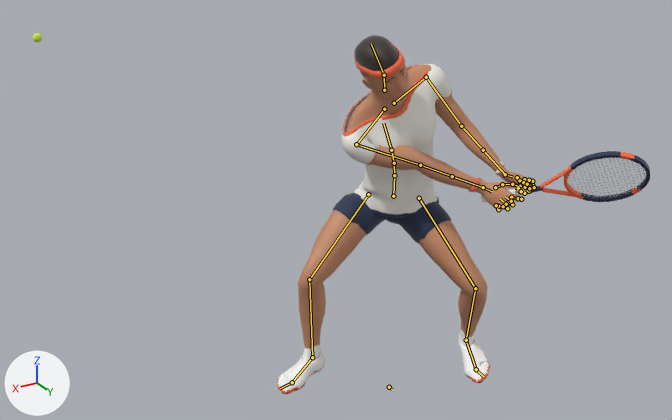
The Blender file character-pipeline/kai/kai_07_ground.blend as it was, and as the next commit left it.
Before and after are seen from a 50 mm camera at (2.03, 3.45, 2.43) aimed at (-0.5, -0.76, 0.33). Arrows for +X, +Y and +Z are at lower left; the lights stay in place. The first picture is the older version. Both versions are drawn at frame 65 of the action 'Backhand'; the numbers are the values there. The bones that bend it are drawn over the model as lines.

Objects in the first picture: 'Kai_Body', 'Kai_Brows', 'Kai_Hair', 'Kai_Headband', 'Kai_Racket', 'Kai_Shirt', 'Kai_Shoes', 'Kai_Shorts', 'Kai_Socks', 'Kai_Wristband_L', 'Kai_Wristband_R' and 2 more.
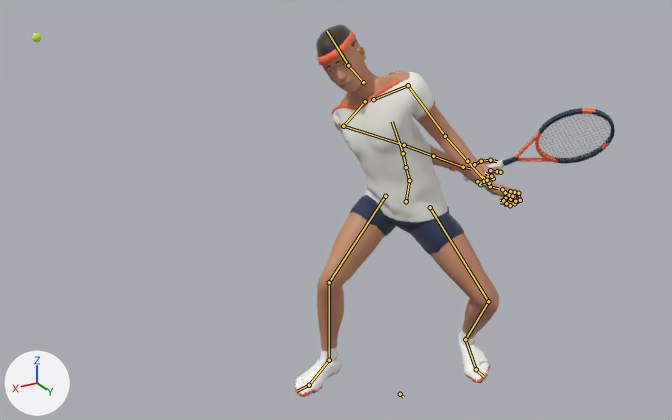
What the commit changed:
Bone 'Root' (bone_root) moves from (-0.189, 0.257, -0.183) to (-0.203, 0.336, -0.183).
Bone 'pelvis' (bone_pelvis) turns from (-40, 143, -15) to (-54, 122, -35) degrees about its own x, y and z.
Bone 'spine_01' (bone_spine_01) turns from (5, 14, 3) to (4, 1, 7) degrees about its own x, y and z.
Bone 'spine_02' (bone_spine_02) turns from (5, 13, 7) to (1, -4, 8) degrees about its own x, y and z.
Bone 'spine_03' (bone_spine_03) turns from (6, 13, 8) to (1, 0, 8) degrees about its own x, y and z.
Bone 'upperarm_l' (bone_upperarm_l) turns from (25, 8, -40) to (-21, -47, -33) degrees about its own x, y and z.
Bone 'upperarm_r' (bone_upperarm_r) turns from (89, -48, -10) to (54, -120, 20) degrees about its own x, y and z.
Bone 'hand_r' (bone_hand_r) turns from (-29, -7, -11) to (-24, -14, -19) degrees about its own x, y and z.
Bone 'neck_01' (bone_neck_01) turns from (0, 1, 4) to (2, 7, 1) degrees about its own x, y and z.
Bone 'head' (bone_head) turns from (0, 0, 4) to (6, 12, 3) degrees about its own x, y and z.
Bone 'thigh_l' (bone_thigh_l) turns from (-45, -4, -14) to (-27, -27, -20) degrees about its own x, y and z.
Bone 'calf_l' (bone_calf_l) turns from (60, -28, 18) to (61, -32, 20) degrees about its own x, y and z.
Bone 'foot_l' (bone_foot_l) turns from (-18, 27, -4) to (-28, 30, -7) degrees about its own x, y and z.
Bone 'thigh_r' (bone_thigh_r) turns from (-55, 17, -18) to (-49, -9, -19) degrees about its own x, y and z.
Bone 'calf_r' (bone_calf_r) turns from (55, 5, -5) to (55, 3, -3) degrees about its own x, y and z.

Pixel boxes (x1, y1, x2, y2) of what changed, in the pictures (672 x 420 px):
'Kai_Body', posed (13% narrower, 9% taller): before (298, 63, 535, 359); after (317, 39, 522, 361)
'Kai_Shirt', posed (6% wider): before (341, 64, 452, 218); after (332, 71, 450, 226)
'Kai_Shorts', posed (17% taller): before (333, 192, 451, 243); after (350, 195, 464, 255)
'Kai_Racket', posed (10% narrower, 44% taller): before (481, 151, 650, 202); after (463, 108, 615, 182)
'Kai_Shoes', posed (8% narrower, 10% taller): before (277, 335, 490, 394); after (294, 332, 490, 397)
'Kai_Hair', posed: before (354, 35, 399, 79); after (316, 25, 358, 57)
'Kai_StringBed', posed (9% narrower, 18% taller): before (567, 158, 646, 197); after (539, 114, 611, 160)
'Kai_Headband', posed: before (354, 43, 405, 79); after (316, 29, 356, 65)
'Kai_Socks', posed (9% narrower, 9% taller): before (302, 330, 474, 362); after (319, 329, 475, 364)
'Kai_Wristband_R', posed: before (469, 177, 482, 193); after (449, 162, 458, 171)
'Kai_Wristband_L', posed: before (494, 161, 505, 176); after (479, 172, 490, 187)
'Kai_Brows', posed (27% shorter): before (387, 68, 405, 82); after (325, 59, 344, 69)
bone 'Root', root to tip: before (389, 387) to (392, 389); after (400, 394) to (403, 397)
bone 'pelvis', root to tip: before (393, 196) to (394, 175); after (406, 201) to (409, 180)
bone 'spine_01', root to tip: before (394, 175) to (394, 163); after (409, 180) to (406, 167)
bone 'spine_02', root to tip: before (394, 163) to (391, 150); after (406, 167) to (403, 153)
bone 'spine_03', root to tip: before (391, 150) to (383, 123); after (403, 153) to (392, 121)
bone 'upperarm_l', root to tip: before (426, 77) to (461, 126); after (408, 85) to (445, 136)
bone 'upperarm_r', root to tip: before (356, 144) to (420, 165); after (343, 126) to (404, 145)
bone 'hand_r', root to tip: before (483, 187) to (491, 191); after (463, 167) to (471, 169)
bone 'neck_01', root to tip: before (384, 90) to (384, 75); after (363, 82) to (348, 65)
bone 'head', root to tip: before (384, 75) to (371, 43); after (348, 65) to (327, 31)
bone 'thigh_l', root to tip: before (419, 198) to (475, 288); after (430, 207) to (488, 301)
bone 'calf_l', root to tip: before (475, 288) to (466, 340); after (488, 301) to (465, 339)
bone 'foot_l', root to tip: before (466, 340) to (476, 369); after (465, 339) to (476, 369)
bone 'thigh_r', root to tip: before (368, 194) to (309, 279); after (385, 196) to (329, 282)
bone 'calf_r', root to tip: before (309, 279) to (312, 357); after (329, 282) to (329, 360)
